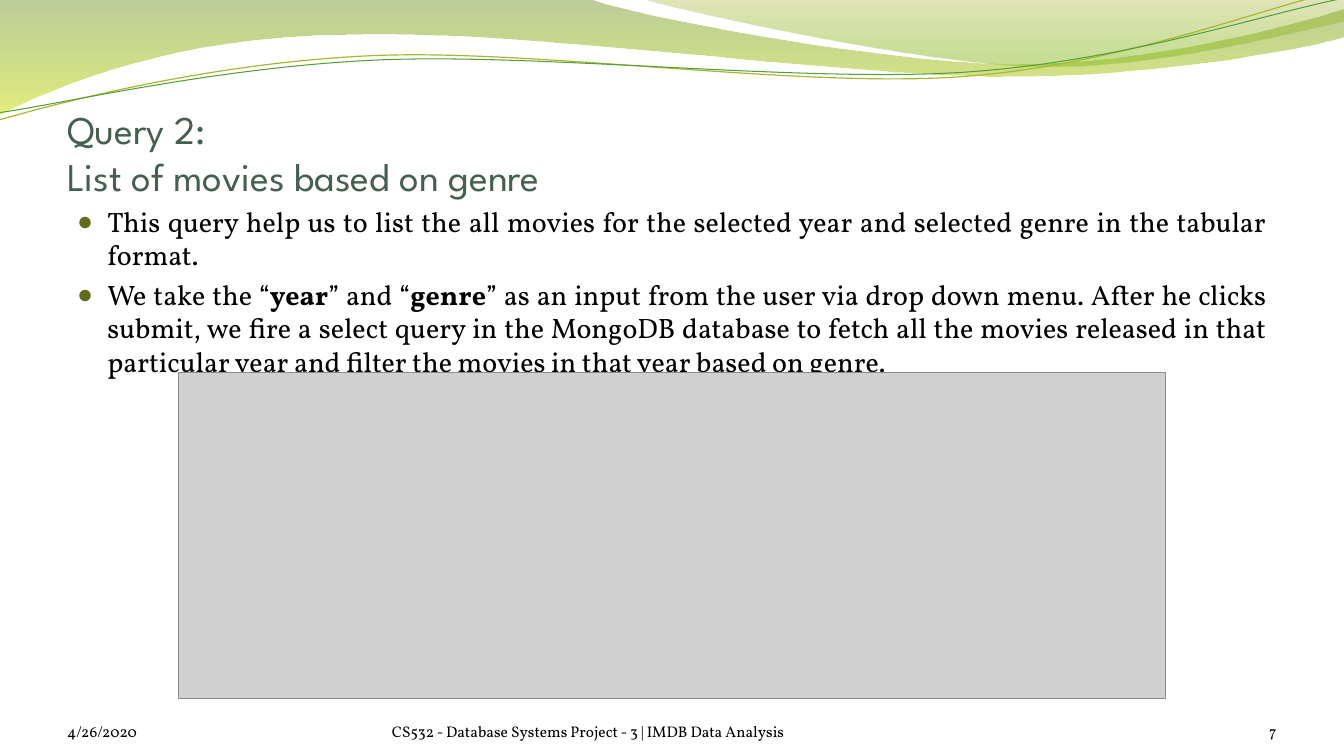
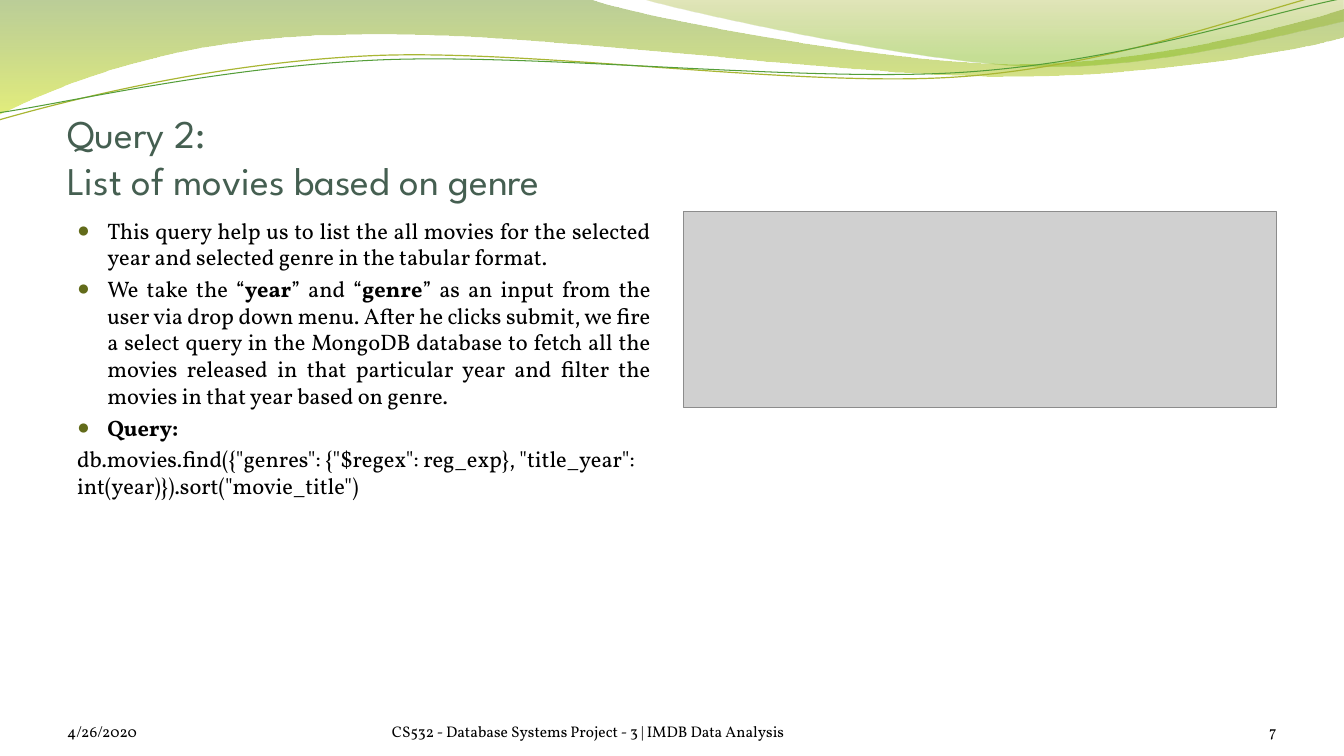
Before and after one commit to satrio-yudhoatmojo/CS532-Database-Systems-Spring-2020, a slide deck: slide 7 of Project-03/docs/saraf-yudhoatmojo_Presentation.pptx. Drawn at 1344x756 pixels with LibreOffice and Linux fonts; fonts in the diff are those of the drawing; grey boxes stand for pictures; background and template pictures are left out. Boxes give left, top, right and bottom in pixels: in the first picture for what was removed or moved away, otherwise in the second. Text is boxed around its words. In the diff, an @@ line names an element or a change of style, - is before the commit and + after.

```diff
--- a/Project-03/docs/saraf-yudhoatmojo_Presentation.pptx
+++ b/Project-03/docs/saraf-yudhoatmojo_Presentation.pptx
@@ title "Query 2: List of movies ...": place and size @@
-title "Query 2: List of movies ..." at <box>67,117,540,200</box>
+title "Query 2: List of movies ..." at <box>67,121,540,204</box>
@@ text "This query help us to ...": place and size @@
-text "This query help us to ..." at <box>107,212,1266,385</box>
+text "This query help us to ..." at <box>77,223,651,500</box>
@@ text at <box>107,223,651,410</box>: size 20 to 16 pt in "This query help us to list the ...", "We take the “year” and “genre” as ..." @@
@@ picture: place and size @@
-picture at <box>178,372,1166,698</box>
+picture at <box>684,212,1277,408</box>
@@ text at <box>77,420,634,500</box>: paragraphs added @@
+● Query:
+db.movies.find({"genres": {"$regex": reg_exp}, "title_year": int(year)}).sort("movie_title")
```
Also in this commit, not shown: 8 other slides changed.
